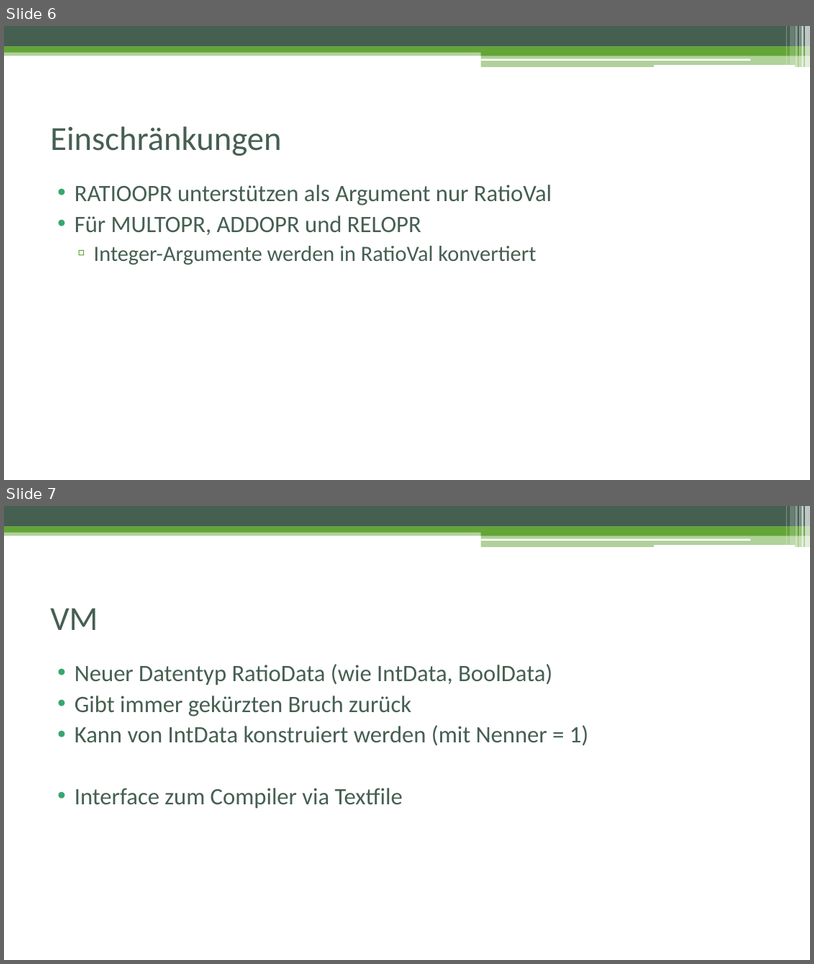
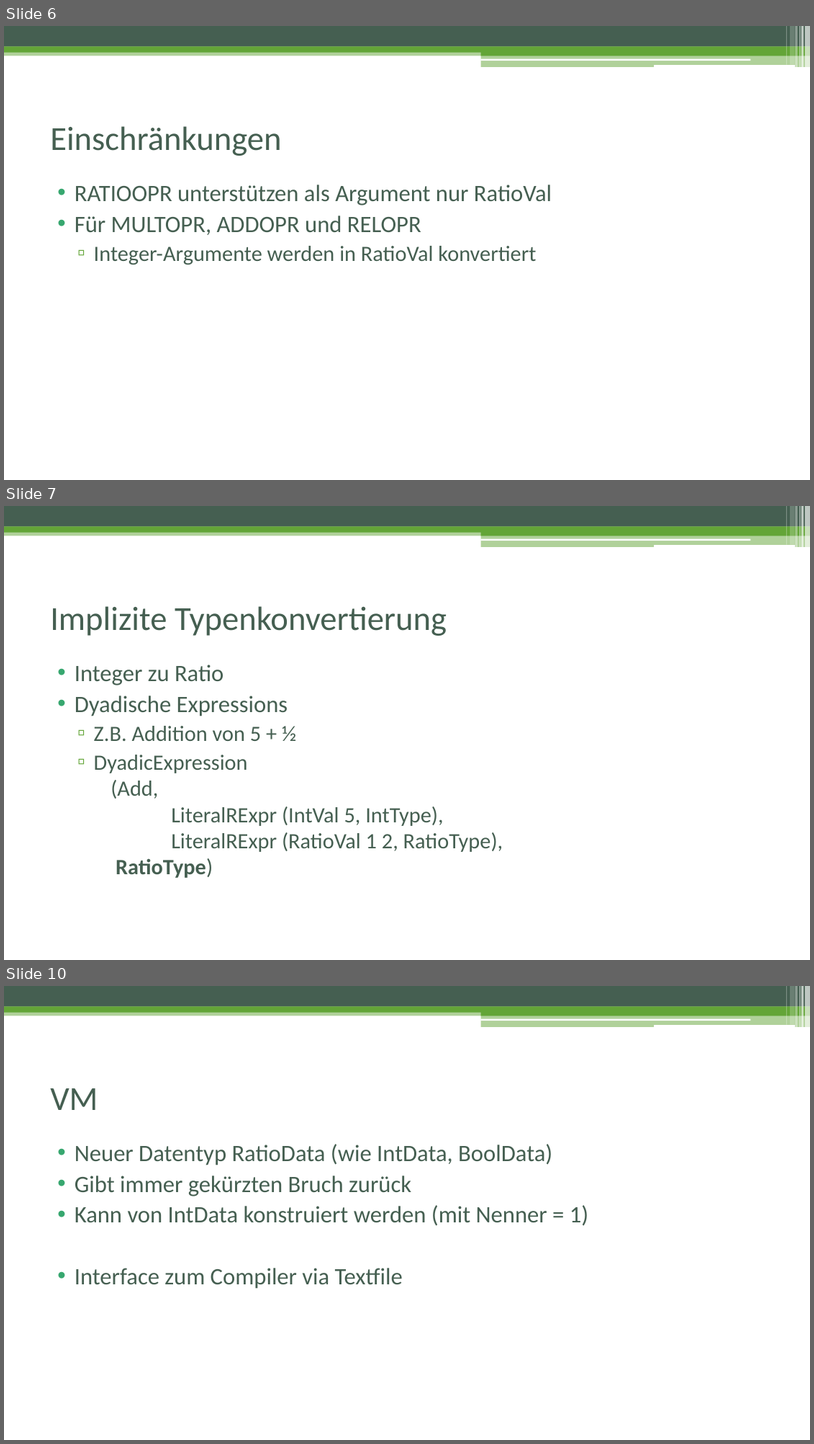
Before and after one commit to cguedel/fhnw-cpib, a slide deck: docs/Präsentation_Schlussbericht.pptx. Shown one above the other, each under a label of ours: slides 6 and 7 before the commit, slides 6, 7 and 10 after it; the slides between them are not shown. The pictures are 814x964 and 814x1444 pixels, drawn with LibreOffice and Linux fonts; fonts in the diff are those of the drawing. Boxes give left, top, right and bottom in pixels: in the first picture for what was removed or moved away, otherwise in the second. Text is boxed around its words. In the diff, an @@ line names an element or a change of style, - is before the commit and + after.

```diff
--- a/docs/Präsentation_Schlussbericht.pptx
+++ b/docs/Präsentation_Schlussbericht.pptx
@@ slide 7 added at (x1=4, y1=506, x2=810, y2=960), background #FFFFFF; not listed: 13 template elements that a slide beside it also shows @@
@@ title added at (x1=50, y1=606, x2=447, y2=636), 40 pt, text #455F51 @@
+Implizite Typenkonvertierung
@@ text added at (x1=75, y1=664, x2=504, y2=878), 26 pt, text #455F51 @@
+• Integer zu Ratio
+• Dyadische Expressions
+  ▫ Z.B. Addition von 5 + ½
+  ▫ DyadicExpression
+    (Add,
+    LiteralRExpr (IntVal 5, IntType),
+    LiteralRExpr (RatioVal 1 2, RatioType),
+    RatioType)
@@ what was slide 7 is now slide 10 @@
```
Also in this commit, not shown: 1 slide changed, 2 other slides added, 2 other files.
